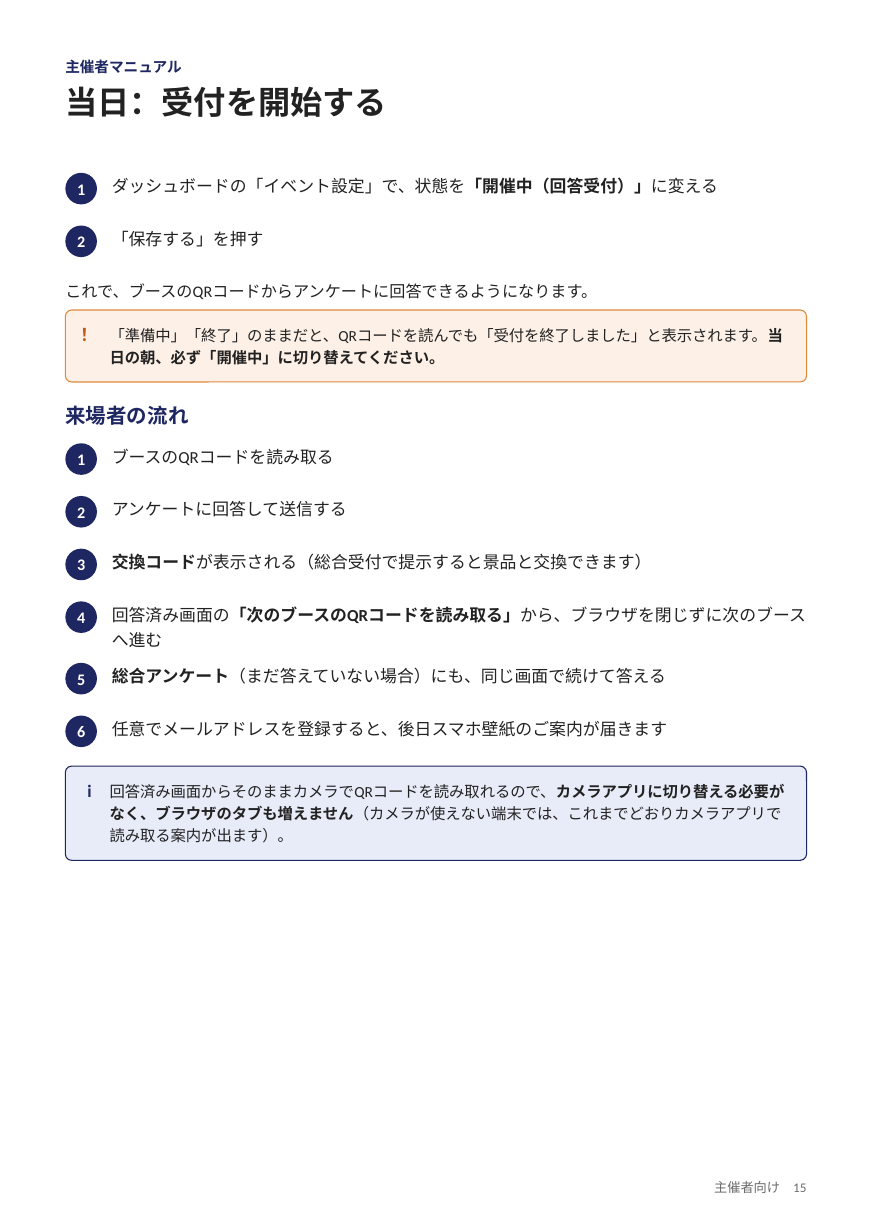
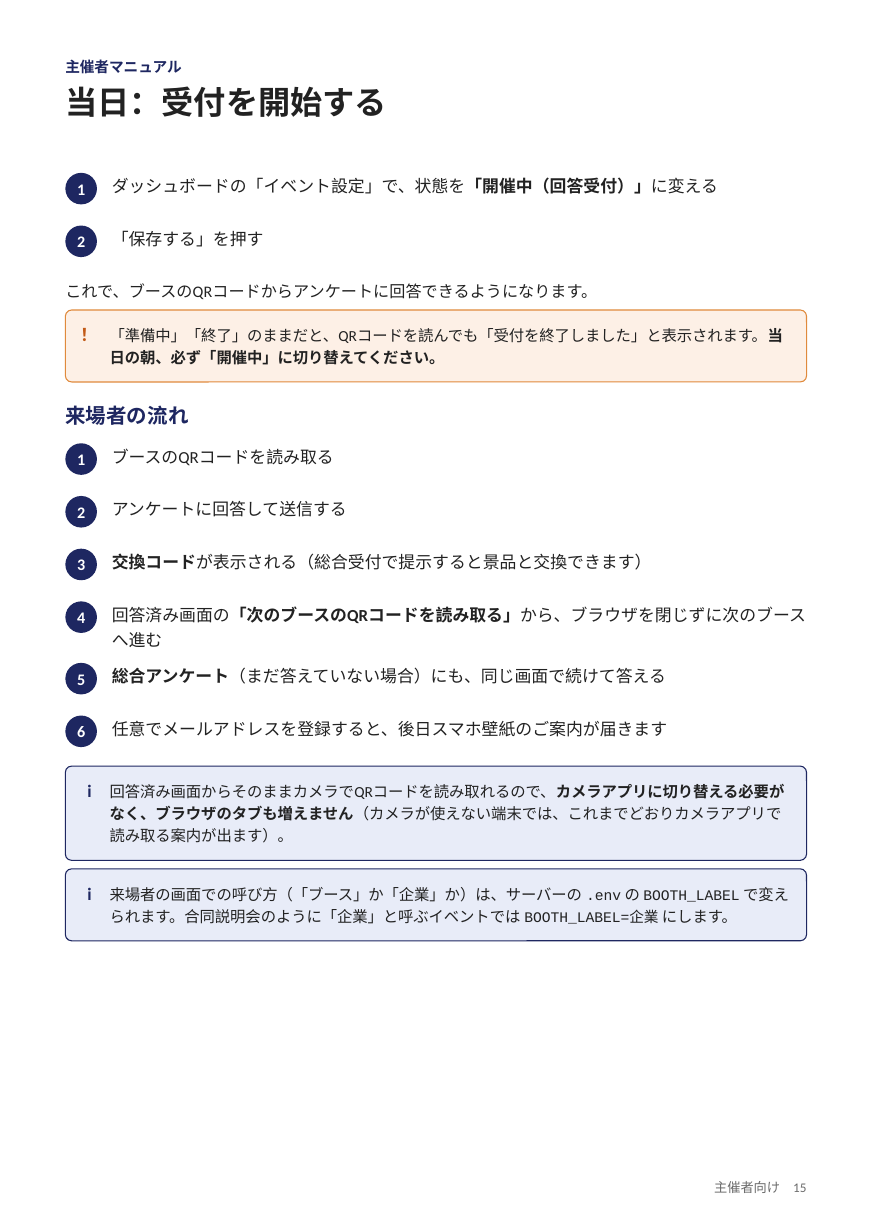
Before and after one commit to nisplus/enque, a slide deck: slide 15 of docs/manual-organizer.pptx. Drawn at 872x1232 pixels with LibreOffice and Linux fonts; fonts in the diff are those of the drawing. Boxes give left, top, right and bottom in pixels: in the first picture for what was removed or moved away, otherwise in the second. Text is boxed around its words. In the diff, an @@ line names an element or a change of style, - is before the commit and + after.

```diff
--- a/docs/manual-organizer.pptx
+++ b/docs/manual-organizer.pptx
@@ rounded rectangle added at <box>65,869,807,941</box>, fill #E8ECF8, outline #1E2761 0.75 pt @@
@@ text added at <box>87,887,91,900</box>, 12 pt, text #1E2761, bold @@
+i
@@ text added at <box>110,887,789,924</box>, 10.5 pt, text #222222 @@
+来場者の画面での呼び方（「ブース」か「企業」か）は、サーバーの .env の BOOTH_LABEL で変えられます。合同説明会のように「企業」と呼ぶイベントでは BOOTH_LABEL=企業 にします。
```
Also in this commit, not shown: 1 other slide changed, 16 other files.
